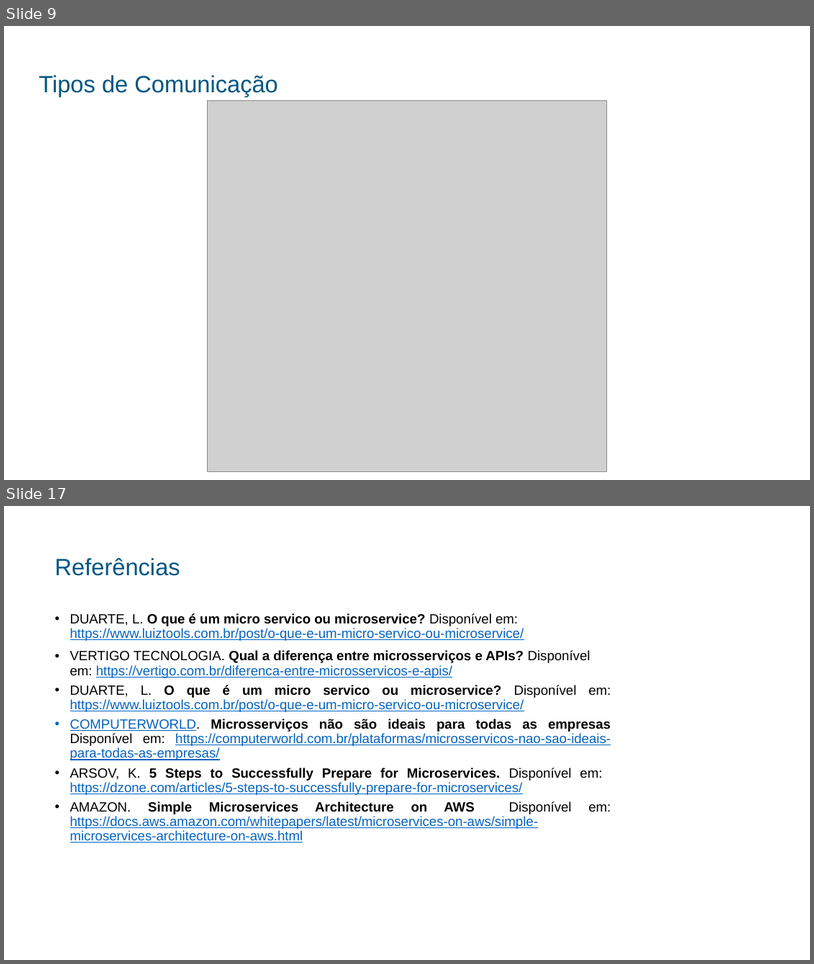
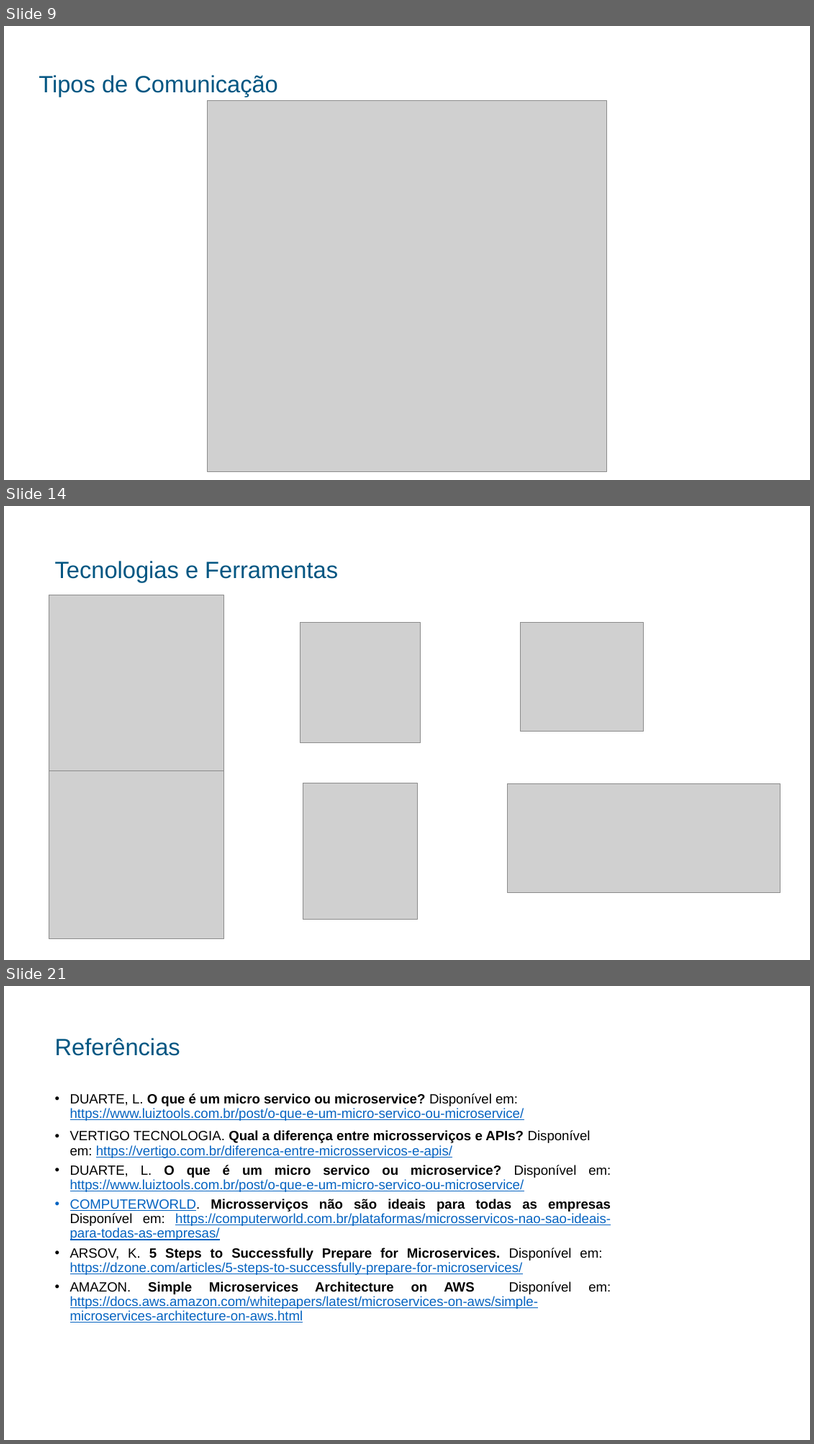
Before and after one commit to alexandrepeluchi/trabalho-diplomacao, a slide deck: Documentos/Apresentação Power Point/Apresentação do TD - Alexandre Peluchi.pptx. Shown one above the other, each under a label of ours: slides 9 and 17 before the commit, slides 9, 14 and 21 after it; the slides between them are not shown. The pictures are 814x964 and 814x1444 pixels, drawn with LibreOffice and Linux fonts; fonts in the diff are those of the drawing; grey boxes stand for pictures. Boxes give left, top, right and bottom in pixels: in the first picture for what was removed or moved away, otherwise in the second. Text is boxed around its words. In the diff, an @@ line names an element or a change of style, - is before the commit and + after.

```diff
--- a/Documentos/Apresentação Power Point/Apresentação do TD - Alexandre Peluchi.pptx
+++ b/Documentos/Apresentação Power Point/Apresentação do TD - Alexandre Peluchi.pptx
@@ slide 14 added at (x1=4, y1=506, x2=810, y2=960), background #FFFFFF @@
@@ title added at (x1=55, y1=561, x2=338, y2=582), 28 pt, text #025682 @@
+Tecnologias e Ferramentas
@@ picture added at (x1=49, y1=595, x2=224, y2=770) @@
@@ picture added at (x1=301, y1=622, x2=421, y2=743) @@
@@ picture added at (x1=521, y1=622, x2=645, y2=731) @@
@@ picture added at (x1=49, y1=764, x2=224, y2=939) @@
@@ picture added at (x1=304, y1=783, x2=419, y2=919) @@
@@ picture added at (x1=507, y1=783, x2=781, y2=892) @@
@@ what was slide 17 is now slide 21 @@
```
Also in this commit, not shown: 11 slides changed, 5 other slides added, 2 slides removed, 1 other file.
